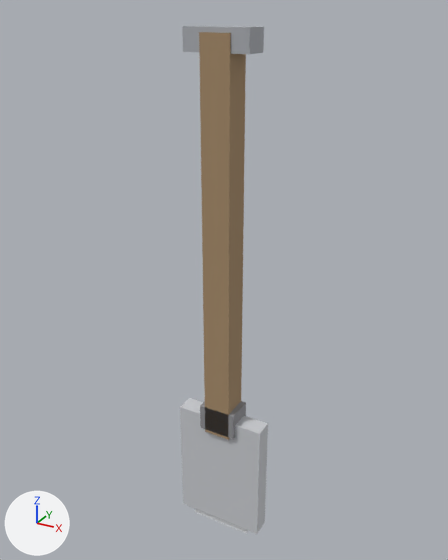
The glTF model models/items/iron_shovel/model.gltf as it was, and as the next commit left it.
The view is the same before and after, from a 50 mm lens placed at (0.469, -0.849, 0.403), pointed at (-0.01, 0.022, -0.033). Every picture has the same lights, and +X, +Y and +Z are marked at lower left. The first picture is the older version. Vertices at exactly the same position are counted once.

The first picture shows 'iron_shovel'.
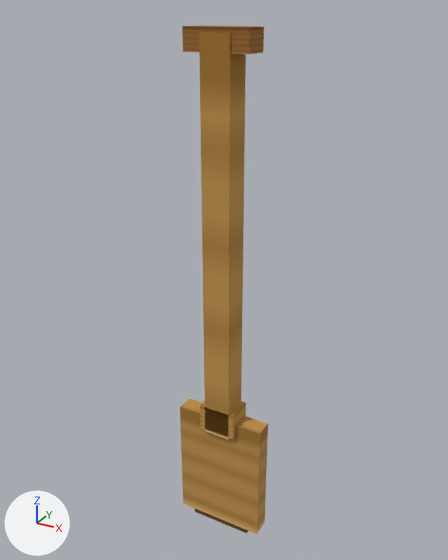
Pixel boxes [x1, y1, x2, y2] of what changed, in the pictures (448 x 560 px):
'iron_shovel', surface changed: [180, 26, 268, 534] in both

The change, as a diff of the scene's bpy script:
```diff
--- a/models/items/iron_shovel/model.gltf.py
+++ b/models/items/iron_shovel/model.gltf.py
@@ img_diffuse_png @@
+img_diffuse_png = load_image('diffuse.png', '../bread/textures/diffuse.png', 64, 64, 'sRGB')
@@ mat_handle @@
 mat_handle = principled_material('handle')
-mat_handle.base_color = (0.392, 0.267, 0.149)  # beige #a88d6c
+mat_handle.texture = img_diffuse_png
 mat_handle.roughness = 0.95
@@ mat_binding @@
 mat_binding = principled_material('binding')
-mat_binding.base_color = (0.282, 0.282, 0.298)  # grey #919194
+mat_binding.texture = img_diffuse_png
 mat_binding.roughness = 0.95
@@ mat_head @@
 mat_head = principled_material('head')
-mat_head.base_color = (0.612, 0.627, 0.659)  # light grey #cdcfd4
+mat_head.texture = img_diffuse_png
 mat_head.metallic = 0.05
@@ mat_edge @@
 mat_edge = principled_material('edge')
-mat_edge.base_color = (0.824, 0.839, 0.863)  # white #eaecef
+mat_edge.texture = img_diffuse_png
 mat_edge.metallic = 0.05
@@ mat_accent @@
 mat_accent = principled_material('accent')
-mat_accent.base_color = (0.431, 0.447, 0.478)  # grey #afb2b8
+mat_accent.texture = img_diffuse_png
 mat_accent.metallic = 0.05
@@ me_iron_shovel @@
 me_iron_shovel.from_pydata(...)  # 40 vertices, 60 faces; spans x -0.085..0.085, y -0.025..0.025, z -0.555..0.377
 # used by ob_iron_shovel; location = (0.0, 0.0, 0.0)
+# me_iron_shovel part 1: texture (UV) coordinates of 60 of 60 faces, centred in x -0.085..0.085, y -0.025..0.025, z -0.555..0.377, changed; they spanned u 0.0..1.0, v 0.0..1.0 and now span u 0.02..0.98, v 0.52..0.98
 me_iron_shovel.materials.append(mat_handle)
```
